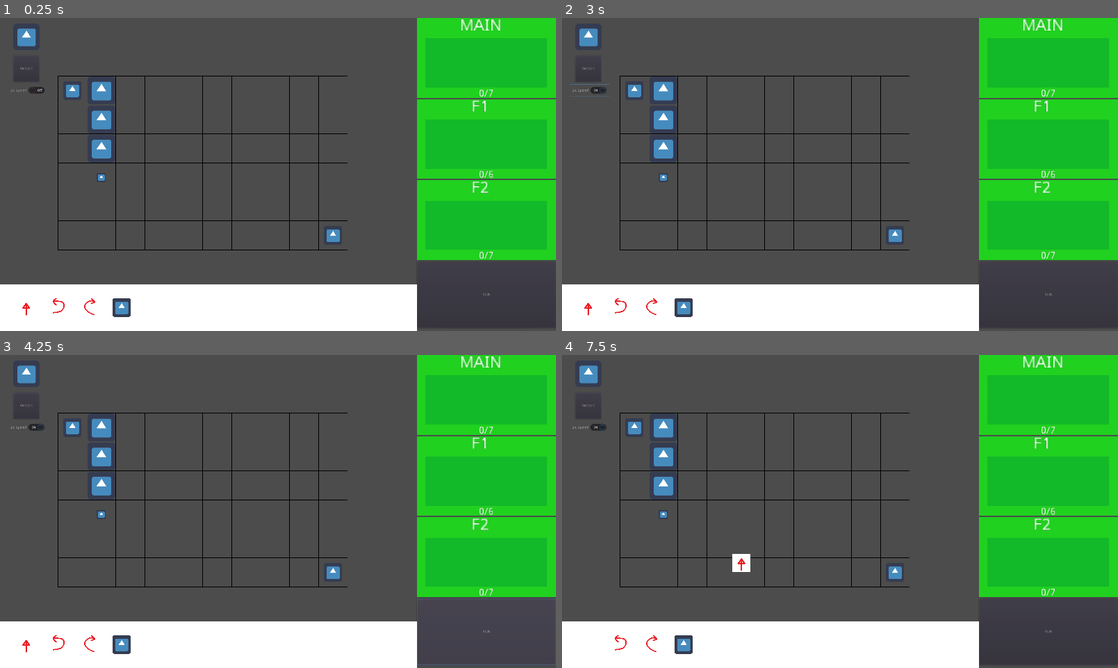
Above: before the commit, frames 1-4 (two rows, left to right).
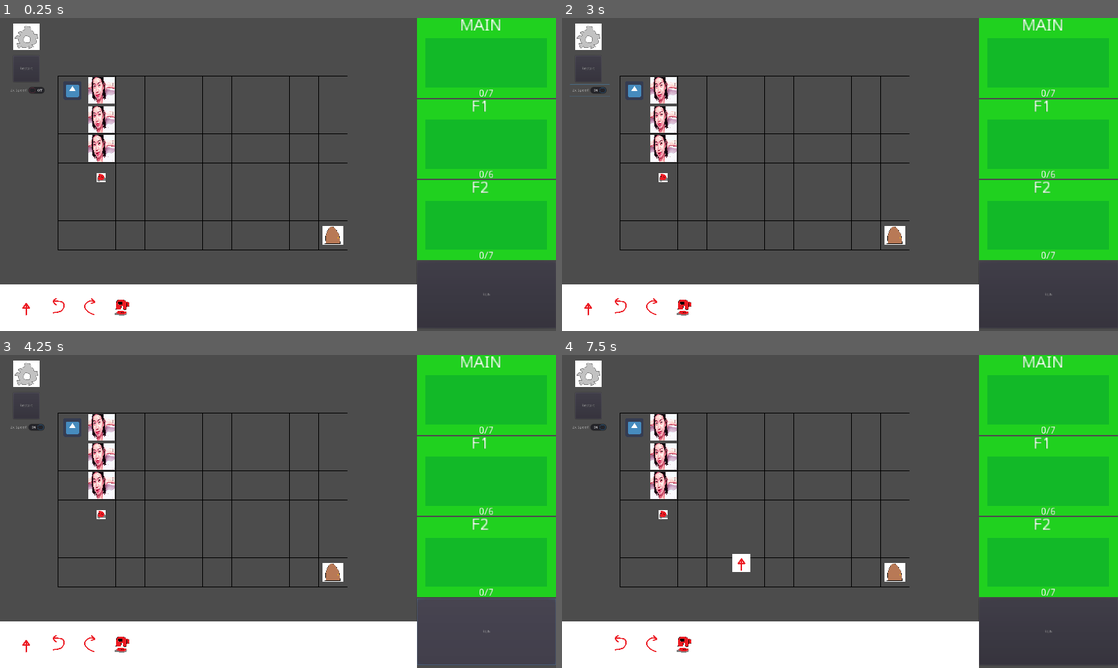
Above: after the commit, the same moments.

Repository: The-Koopalings/Flee_The_Factory
Game: Godot game, scene res://Scenes/Levels/ProofOfConcept.tscn
The game is run twice, just before and just after one commit, with the same random seed, the same clock (stepped at 60 frames per second) and the same inputs. The engine's default icon, where the game draws it, is replaced by a stand-in: a white triangle on a blue panel in a dark square.
Inputs (mouse positions are in pixels of both pictures, inside the frame that each line leads up to):
- Up to frame 1 (0.25 s): no input
- Up to frame 2 (3 s): click "Restart" at 0.5 s; click "Restart" at 1.25 s; click "Restart" at 2 s; click "2x Speed" at 2.75 s
- Up to frame 3 (4.25 s): click "RUN" at 3.5 s
- Up to frame 4 (7.5 s): click (589, 373) at 4.25 s; tap Enter at 5, 6.5 s; drag from (1051, 398) to (662, 514) at 5.02 s; tap Space at 5.75, 7.25 s; drag from (1051, 480) to (662, 514) at 5.77 s; move the mouse to (1051, 561) at 6.52 s; hold Right (ui_right) 6.53-7.25 s; click (1051, 561) at 6.67 s; drag from (589, 642) to (1051, 398) at 7.27 s

The runs differ from the first frame. In frame 1, 2.1% of the frame differs, in the area x 2-62%, y 1-96%; in frame 2, 2.1%; in frame 3, 2.1%; in frame 4, 2.1%.

Commit message:
Added placeholder textures

Diff:
--- a/Scenes/Level_Components/Code_Blocks/Forward.tscn
+++ b/Scenes/Level_Components/Code_Blocks/Forward.tscn
@@ -1,7 +1,7 @@
 [gd_scene load_steps=5 format=2]
 
 [ext_resource path="res://Scripts/Level_Components/Code_Blocks/Forward.gd" type="Script" id=1]
-[ext_resource path="res://Assets/Up.png" type="Texture" id=2]
+[ext_resource path="res://Assets/Placeholders/Up.png" type="Texture" id=2]
 [ext_resource path="res://Scenes/Level_Components/Code_Blocks/CodeBlock.tscn" type="PackedScene" id=3]
 
 [sub_resource type="RectangleShape2D" id=1]
--- a/Scenes/Level_Components/Code_Blocks/Interact.tscn
+++ b/Scenes/Level_Components/Code_Blocks/Interact.tscn
@@ -1,7 +1,7 @@
 [gd_scene load_steps=5 format=2]
 
 [ext_resource path="res://Scripts/Level_Components/Code_Blocks/Interact.gd" type="Script" id=1]
-[ext_resource path="res://Assets/icon.png" type="Texture" id=2]
+[ext_resource path="res://Assets/Placeholders/Interact.PNG" type="Texture" id=2]
 [ext_resource path="res://Scenes/Level_Components/Code_Blocks/CodeBlock.tscn" type="PackedScene" id=3]
 
 [sub_resource type="RectangleShape2D" id=1]
@@ -20,6 +20,8 @@
 }
 
 [node name="Sprite" type="Sprite" parent="."]
+position = Vector2( 9.53674e-07, -7.15256e-07 )
+scale = Vector2( 0.313514, 0.18543 )
 texture = ExtResource( 2 )
 __meta__ = {
 "_edit_group_": true
--- a/Scenes/Level_Components/Code_Blocks/RotateLeft.tscn
+++ b/Scenes/Level_Components/Code_Blocks/RotateLeft.tscn
@@ -1,8 +1,9 @@
 [gd_scene load_steps=5 format=2]
 
 [ext_resource path="res://Scripts/Level_Components/Code_Blocks/Rotate_Left.gd" type="Script" id=1]
-[ext_resource path="res://Assets/Turn_Left.png" type="Texture" id=2]
+[ext_resource path="res://Assets/Placeholders/Turn_Left.png" type="Texture" id=2]
 [ext_resource path="res://Scenes/Level_Components/Code_Blocks/CodeBlock.tscn" type="PackedScene" id=3]
+
 
 [sub_resource type="RectangleShape2D" id=1]
 extents = Vector2( 29.5, 28.5 )
--- a/Scenes/Level_Components/Code_Blocks/RotateRight.tscn
+++ b/Scenes/Level_Components/Code_Blocks/RotateRight.tscn
@@ -1,8 +1,9 @@
 [gd_scene load_steps=5 format=2]
 
 [ext_resource path="res://Scripts/Level_Components/Code_Blocks/Rotate_Right.gd" type="Script" id=1]
-[ext_resource path="res://Assets/Turn_Right.png" type="Texture" id=2]
+[ext_resource path="res://Assets/Placeholders/Turn_Right.png" type="Texture" id=2]
 [ext_resource path="res://Scenes/Level_Components/Code_Blocks/CodeBlock.tscn" type="PackedScene" id=3]
+
 
 [sub_resource type="RectangleShape2D" id=3]
 extents = Vector2( 29.5, 28.5 )
--- a/Scenes/Level_Components/LevelControl.tscn
+++ b/Scenes/Level_Components/LevelControl.tscn
@@ -1,6 +1,6 @@
 [gd_scene load_steps=3 format=2]
 
-[ext_resource path="res://Assets/icon.png" type="Texture" id=1]
+[ext_resource path="res://Assets/Placeholders/Setting_Gear.PNG" type="Texture" id=1]
 [ext_resource path="res://Scripts/Level_Components/LevelControl.gd" type="Script" id=2]
 
 [node name="Control" type="Control"]
--- a/Scenes/Level_Components/Puzzle_Elements/Button.tscn
+++ b/Scenes/Level_Components/Puzzle_Elements/Button.tscn
@@ -1,6 +1,6 @@
 [gd_scene load_steps=4 format=2]
 
-[ext_resource path="res://Assets/icon.png" type="Texture" id=1]
+[ext_resource path="res://Assets/Placeholders/Button.PNG" type="Texture" id=1]
 [ext_resource path="res://Scripts/Level_Components/Puzzle_Elements/Button.gd" type="Script" id=2]
 
 [sub_resource type="RectangleShape2D" id=1]
@@ -10,7 +10,7 @@
 script = ExtResource( 2 )
 
 [node name="Sprite" type="Sprite" parent="."]
-scale = Vector2( 0.5, 0.5 )
+scale = Vector2( 0.157635, 0.237037 )
 texture = ExtResource( 1 )
 
 [node name="CollisionShape2D" type="CollisionShape2D" parent="."]
--- a/Scenes/Level_Components/Puzzle_Elements/Door.tscn
+++ b/Scenes/Level_Components/Puzzle_Elements/Door.tscn
@@ -1,10 +1,11 @@
 [gd_scene load_steps=3 format=2]
 
 [ext_resource path="res://Scripts/Level_Components/Puzzle_Elements/Door.gd" type="Script" id=1]
-[ext_resource path="res://Assets/icon.png" type="Texture" id=2]
+[ext_resource path="res://Assets/Placeholders/Closed_Door.PNG" type="Texture" id=2]
 
 [node name="Door" type="Node2D"]
 script = ExtResource( 1 )
 
 [node name="Sprite" type="Sprite" parent="."]
+scale = Vector2( 0.25, 0.25 )
 texture = ExtResource( 2 )
--- a/Scenes/Level_Components/Puzzle_Elements/Obstacle.tscn
+++ b/Scenes/Level_Components/Puzzle_Elements/Obstacle.tscn
@@ -1,6 +1,6 @@
 [gd_scene load_steps=4 format=2]
 
-[ext_resource path="res://Assets/icon.png" type="Texture" id=1]
+[ext_resource path="res://Assets/Placeholders/Obstacle.PNG" type="Texture" id=1]
 [ext_resource path="res://Scripts/Level_Components/Puzzle_Elements/Obstacle.gd" type="Script" id=2]
 
 [sub_resource type="RectangleShape2D" id=1]
@@ -11,6 +11,8 @@
 script = ExtResource( 2 )
 
 [node name="Sprite" type="Sprite" parent="."]
+position = Vector2( 5.96046e-07, 5.96046e-07 )
+scale = Vector2( 0.0832203, 0.149959 )
 texture = ExtResource( 1 )
 
 [node name="CollisionShape2D" type="CollisionShape2D" parent="."]
--- a/Scripts/Level_Components/Puzzle_Elements/Door.gd
+++ b/Scripts/Level_Components/Puzzle_Elements/Door.gd
@@ -7,7 +7,7 @@
 var tileX
 var tileY
 
-var openDoorTexture = preload("res://Assets/Open_Door.png")
+var openDoorTexture = preload("res://Assets/Placeholders/Open_Door.png")
 
 
 func _ready():
Binary file added: Assets/Placeholders/Button.PNG
Not shown, added: Assets/Placeholders/Button.PNG.import
Binary file added: Assets/Placeholders/Closed_Door.PNG
Not shown, changed: Assets/Placeholders/Closed_Door.PNG.import
Binary file added: Assets/Placeholders/Interact.PNG
Not shown, changed: Assets/Placeholders/Interact.PNG.import
Binary file added: Assets/Placeholders/Obstacle.PNG
Not shown, added: Assets/Placeholders/Obstacle.PNG.import
Renamed: Assets/Open_Door.png -> Assets/Placeholders/Open_Door.png
Not shown, added: Assets/Placeholders/Open_Door.png.import
Binary file added: Assets/Placeholders/Setting_Gear.PNG
Not shown, added: Assets/Placeholders/Setting_Gear.PNG.import
(and 6 more such lines)
